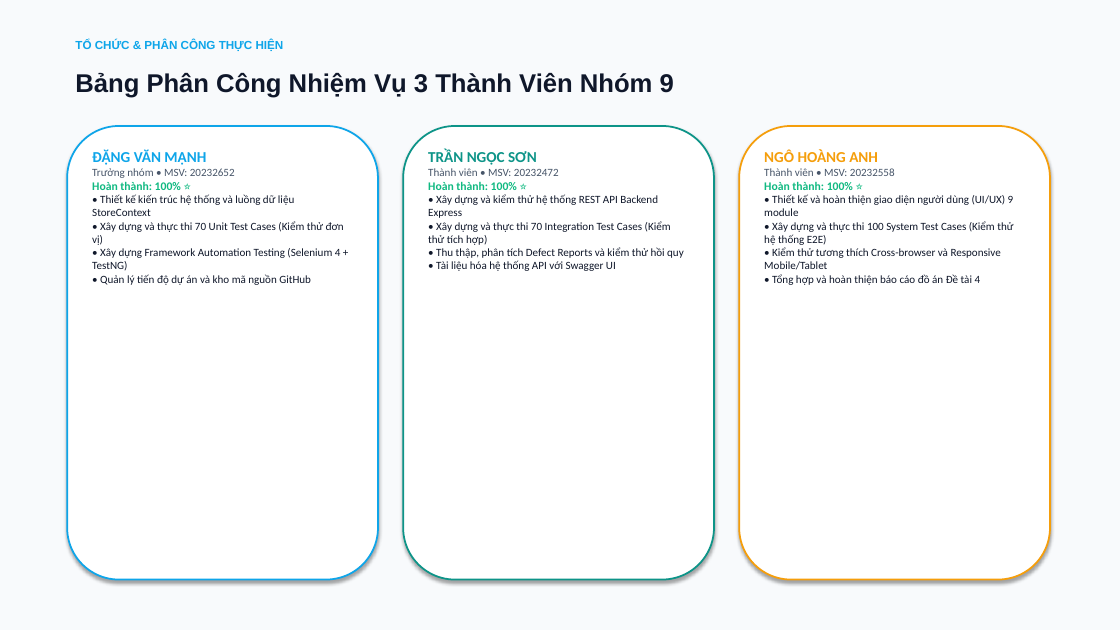
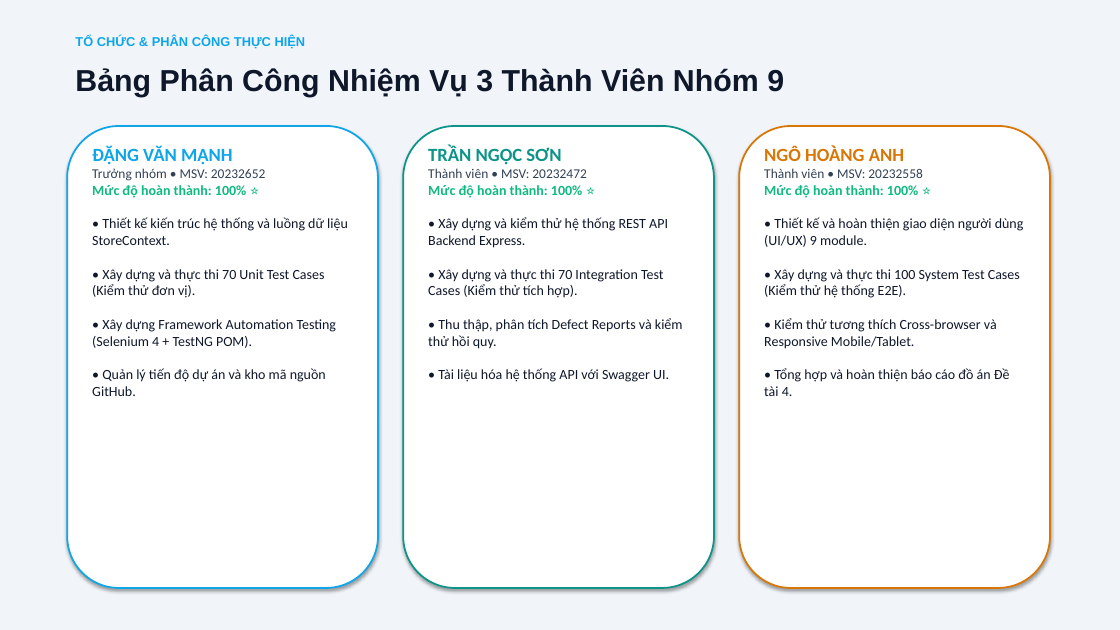
Before and after one commit to xuanmanh398/KiemThuPhanMem, a slide deck: slide 11 of BaoCao/Slide_BaoCao_DeTai4_Nhom9.pptx. Drawn at 1120x630 pixels with LibreOffice and Linux fonts; fonts in the diff are those of the drawing. Boxes give left, top, right and bottom in pixels: in the first picture for what was removed or moved away, otherwise in the second. Text is boxed around its words. In the diff, an @@ line names an element or a change of style, - is before the commit and + after.

Commit message:
fix(slides): optimize font sizes and card layouts for balanced presentation

```diff
--- a/BaoCao/Slide_BaoCao_DeTai4_Nhom9.pptx
+++ b/BaoCao/Slide_BaoCao_DeTai4_Nhom9.pptx
@@ rectangle at [0,0,1120,630]: fill #F8FAFC to #F1F5F9; outline #F8FAFC 0.75 pt to none @@
@@ text "TỔ CHỨC & PHÂN CÔNG ..." at [75,36,306,49]: size 10 to 11 pt @@
@@ text "Bảng Phân Công Nhiệm Vụ ..." at [75,68,784,97]: size 22 to 26 pt @@
@@ rounded rectangle: place and size @@
-rounded rectangle at [67,126,378,580]
+rounded rectangle at [67,126,378,588]
@@ text at [92,146,233,164]: size 13 to 16 pt in "ĐẶNG VĂN MẠNH"; size 9.5 to 11.5 pt, text colour #475569 to #334155 in "Trưởng nhóm • MSV: 20232652" @@
@@ rounded rectangle: place and size @@
-rounded rectangle at [403,126,714,580]
+rounded rectangle at [403,126,714,588]
@@ text at [428,146,561,164]: size 13 to 16 pt in "TRẦN NGỌC SƠN"; size 9.5 to 11.5 pt, text colour #475569 to #334155 in "Thành viên • MSV: 20232472" @@
@@ rounded rectangle: place and size @@
-rounded rectangle at [739,126,1050,580]
+rounded rectangle at [739,126,1050,588]
@@ rounded rectangle at [739,126,1050,588]: outline #F59E0B 1.5 pt to #D97706 1.5 pt @@
@@ text at [764,146,904,161]: size 13 to 16 pt, text colour #F59E0B to #D97706 in "NGÔ HOÀNG ANH"; size 9.5 to 11.5 pt, text colour #475569 to #334155 in "Thành viên • MSV: 20232558" @@
@@ text at [92,217,348,396]: text changed; size 9.5 to 12 pt @@
-Hoàn thành: 100% ⭐
-• Thiết kế kiến trúc hệ thống và luồng dữ liệu StoreContext
-• Xây dựng và thực thi 70 Unit Test Cases (Kiểm thử đơn vị)
-• Xây dựng Framework Automation Testing (Selenium 4 + TestNG)
-• Quản lý tiến độ dự án và kho mã nguồn GitHub
+Mức độ hoàn thành: 100% ⭐
+• Thiết kế kiến trúc hệ thống và luồng dữ liệu StoreContext.
+• Xây dựng và thực thi 70 Unit Test Cases (Kiểm thử đơn vị).
+• Xây dựng Framework Automation Testing (Selenium 4 + TestNG POM).
+• Quản lý tiến độ dự án và kho mã nguồn GitHub.
@@ text at [428,217,683,382]: text changed; size 9.5 to 12 pt @@
-Hoàn thành: 100% ⭐
-• Xây dựng và kiểm thử hệ thống REST API Backend Express
-• Xây dựng và thực thi 70 Integration Test Cases (Kiểm thử tích hợp)
-• Thu thập, phân tích Defect Reports và kiểm thử hồi quy
-• Tài liệu hóa hệ thống API với Swagger UI
+Mức độ hoàn thành: 100% ⭐
+• Xây dựng và kiểm thử hệ thống REST API Backend Express.
+• Xây dựng và thực thi 70 Integration Test Cases (Kiểm thử tích hợp).
+• Thu thập, phân tích Defect Reports và kiểm thử hồi quy.
+• Tài liệu hóa hệ thống API với Swagger UI.
@@ text at [764,217,1024,396]: text changed; size 9.5 to 12 pt @@
-Hoàn thành: 100% ⭐
-• Thiết kế và hoàn thiện giao diện người dùng (UI/UX) 9 module
-• Xây dựng và thực thi 100 System Test Cases (Kiểm thử hệ thống E2E)
-• Kiểm thử tương thích Cross-browser và Responsive Mobile/Tablet
-• Tổng hợp và hoàn thiện báo cáo đồ án Đề tài 4
+Mức độ hoàn thành: 100% ⭐
+• Thiết kế và hoàn thiện giao diện người dùng (UI/UX) 9 module.
+• Xây dựng và thực thi 100 System Test Cases (Kiểm thử hệ thống E2E).
+• Kiểm thử tương thích Cross-browser và Responsive Mobile/Tablet.
+• Tổng hợp và hoàn thiện báo cáo đồ án Đề tài 4.
```
Also in this commit, not shown: 11 other slides changed.
